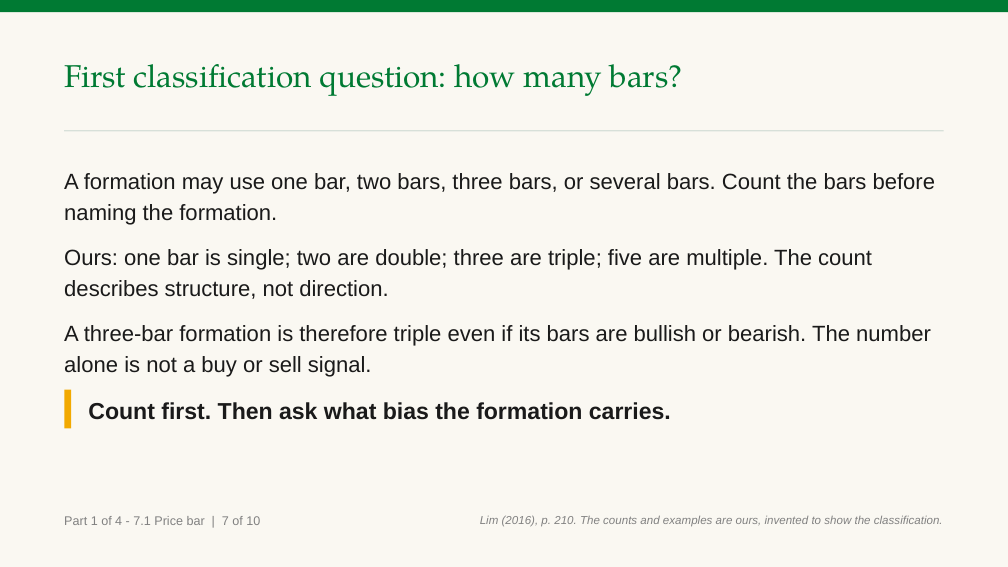
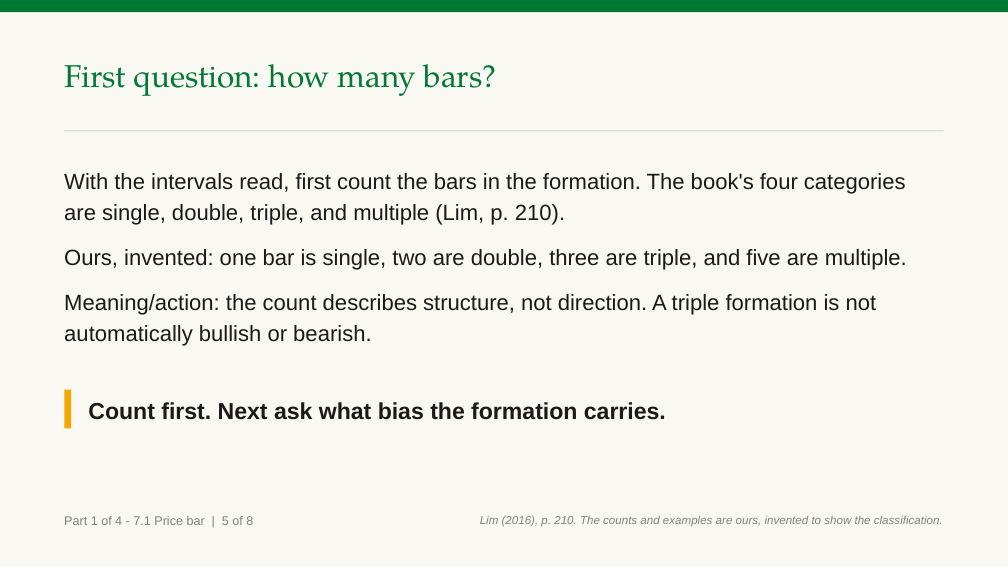
Before and after one commit to benjiesotelo-sudo/Telos_FIN1209, a slide deck: slide 8 of chapter-07/FIN1209-Chapter-07.pptx (slide 11 before the commit). Drawn at 1008x567 pixels with LibreOffice and Linux fonts; fonts in the diff are those of the drawing. Boxes give left, top, right and bottom in pixels: in the first picture for what was removed or moved away, otherwise in the second. Text is boxed around its words. In the diff, an @@ line names an element or a change of style, - is before the commit and + after.

Commit message:
Fix Chapter 7 Part 1 reader findings

```diff
--- a/chapter-07/FIN1209-Chapter-07.pptx
+++ b/chapter-07/FIN1209-Chapter-07.pptx
@@ text at bbox=[64, 64, 497, 96]: text changed @@
-First classification question: how many bars?
+First question: how many bars?
@@ text at bbox=[64, 173, 907, 346]: text changed @@
-A formation may use one bar, two bars, three bars, or several bars. Count the bars before naming the formation.
-Ours: one bar is single; two are double; three are triple; five are multiple. The count describes structure, not direction.
-A three-bar formation is therefore triple even if its bars are bullish or bearish. The number alone is not a buy or sell signal.
+With the intervals read, first count the bars in the formation. The book's four categories are single, double, triple, and multiple (Lim, p. 210).
+Ours, invented: one bar is single, two are double, three are triple, and five are multiple.
+Meaning/action: the count describes structure, not direction. A triple formation is not automatically bullish or bearish.
@@ text at bbox=[88, 402, 666, 420]: text changed @@
-Count first. Then ask what bias the formation carries.
+Count first. Next ask what bias the formation carries.
@@ text at bbox=[64, 516, 253, 525]: text changed @@
-Part 1 of 4 - 7.1 Price bar | 7 of 10
+Part 1 of 4 - 7.1 Price bar | 5 of 8
```
Also in this commit, not shown: 14 other slides changed, 7 slides added, 9 slides removed, 1 other file.
